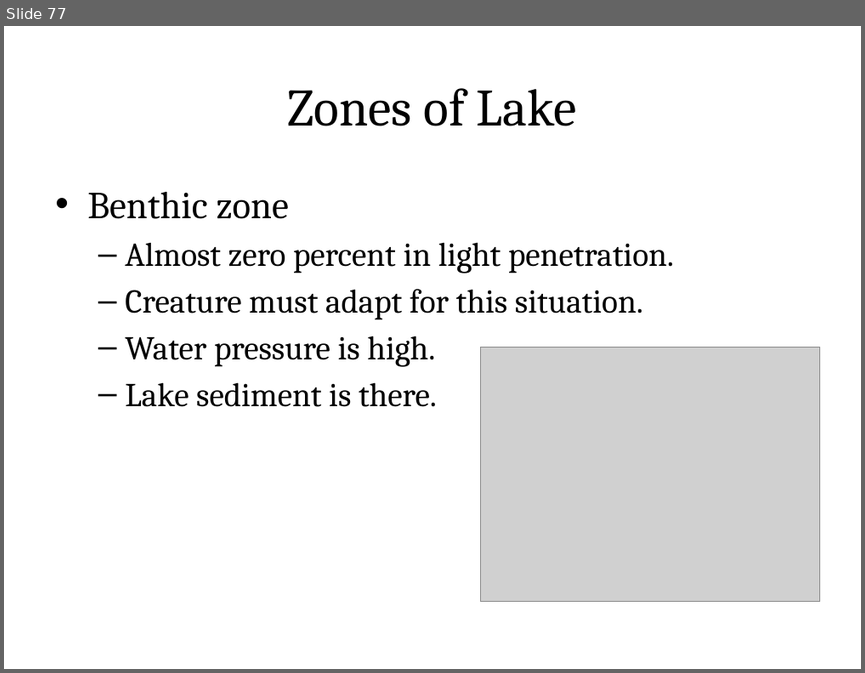
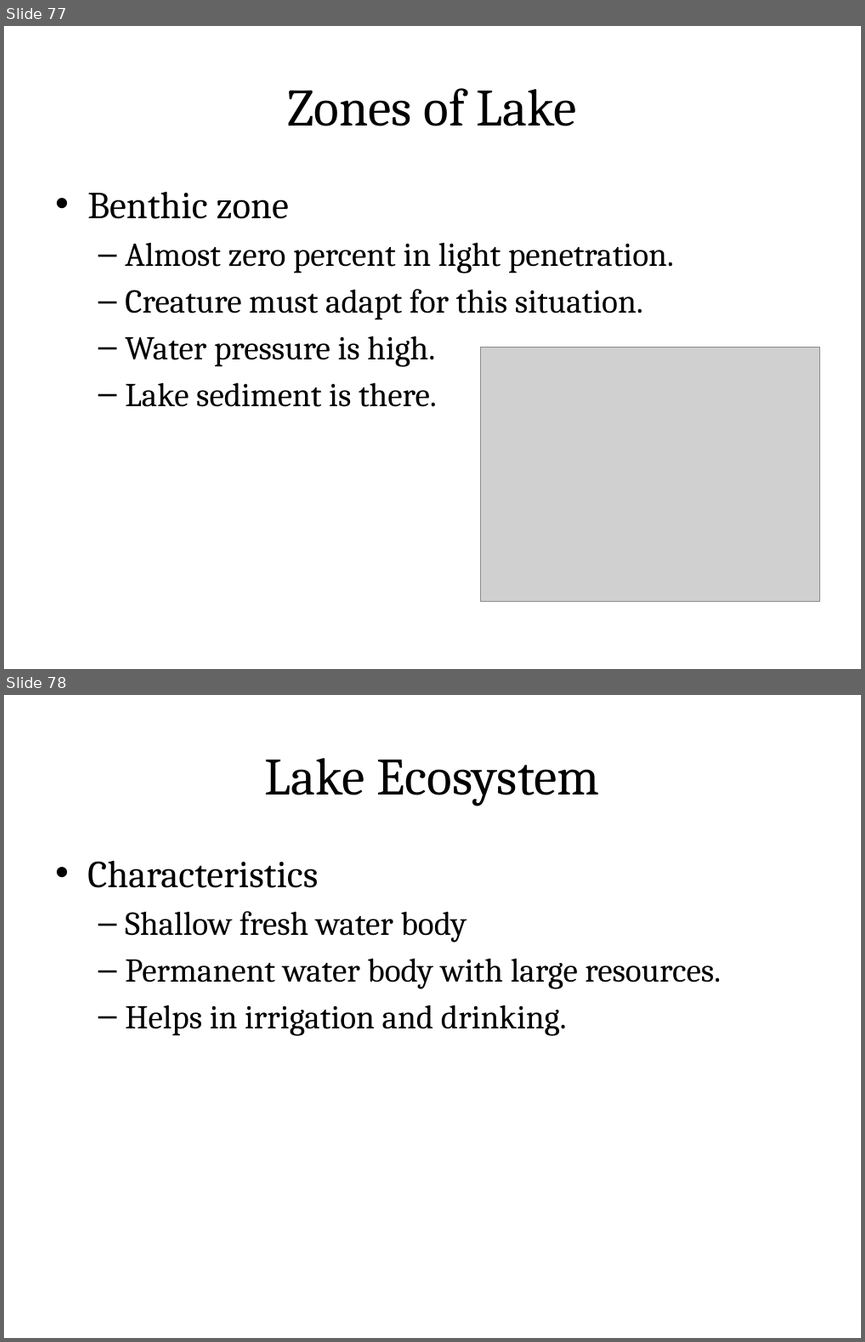
Before and after one commit to rajasekaran36/GE8291-Environmental-Science-and-Engineering, a slide deck: Slides/GE8291-U1.pptx. Shown one above the other, each under a label of ours: slide 77 before the commit, slides 77 and 78 after it. The pictures are 865x673 and 865x1342 pixels, drawn with LibreOffice and Linux fonts; fonts in the diff are those of the drawing; grey boxes stand for pictures. Boxes give left, top, right and bottom in pixels: in the first picture for what was removed or moved away, otherwise in the second. Text is boxed around its words. In the diff, an @@ line names an element or a change of style, - is before the commit and + after.

```diff
--- a/Slides/GE8291-U1.pptx
+++ b/Slides/GE8291-U1.pptx
@@ slide 78 added at <box>4,695,861,1338</box>, background #FFFFFF @@
@@ title added at <box>46,721,818,828</box>, fill gradient #DAFDA7 to #E4FCC2 to #F5FFE7, outline #98B955 0.75 pt, 44 pt, text #000000 @@
+Lake Ecosystem
@@ text added at <box>87,861,721,1036</box>, 28 pt, text #000000 @@
+• Characteristics
+  – Shallow fresh water body
+  – Permanent water body with large resources.
+  – Helps in irrigation and drinking.
```
Also in this commit, not shown: 12 other slides added, 1 other file.
